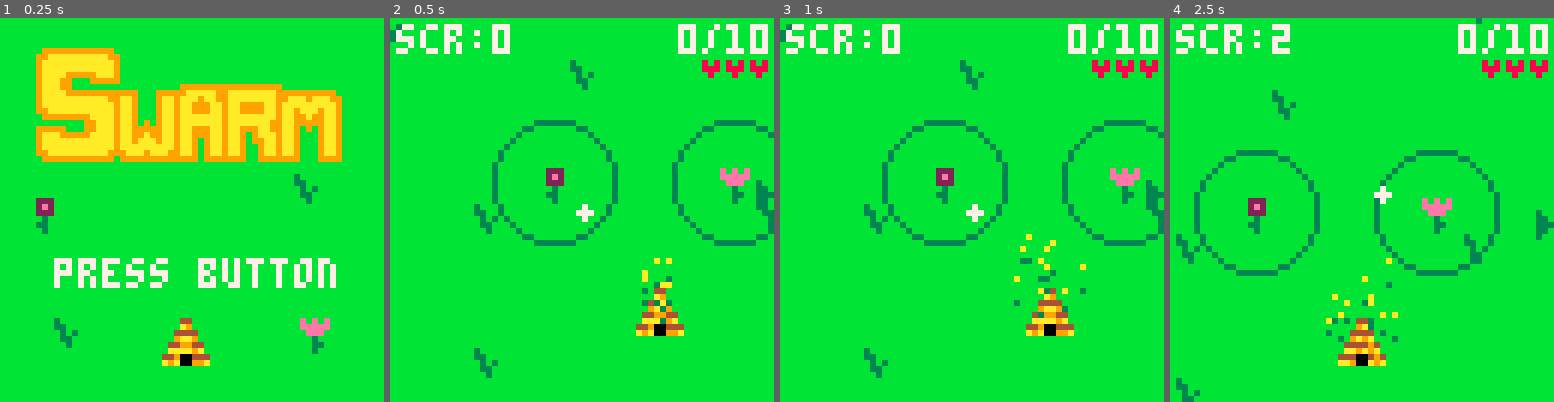
Above: before the commit, frames 1-4 (left to right).
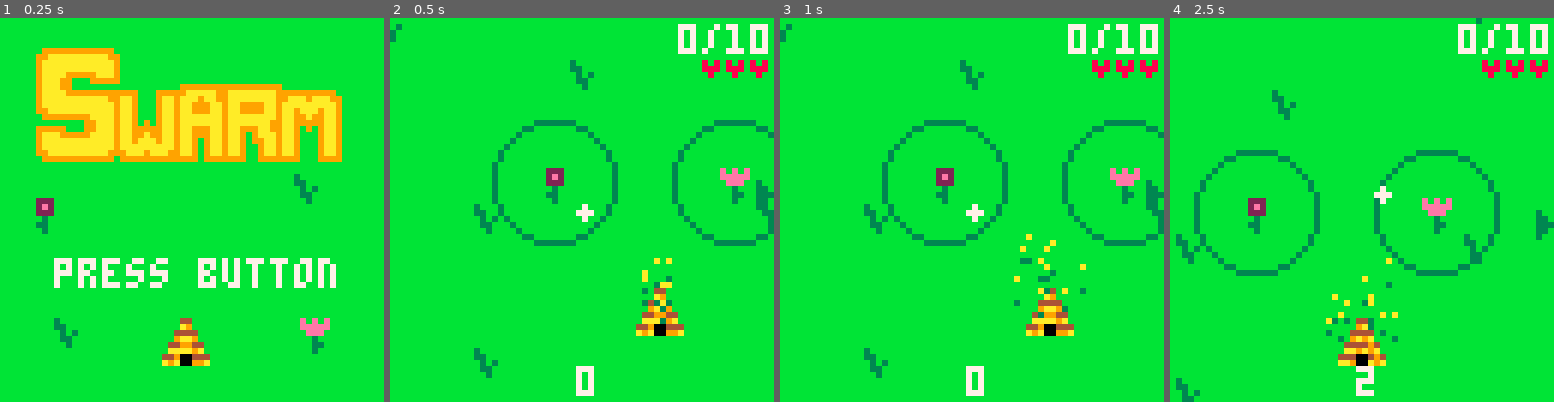
Above: after the commit, the same moments.

Repository: greysonp/swarm
Game: PICO-8 cartridge bees.p8
Same seed, same stepped clock (60 frames per second), same inputs: the game is played once before the commit and once after it.
Inputs:
- Up to frame 1 (0.25 s): no input
- Up to frame 2 (0.5 s): tap X (X key) at 0.33 s
- Up to frame 3 (1 s): tap O (Z key) at 0.7 s
- Up to frame 4 (2.5 s): tap X (X key) at 1.07, 1.85 s; hold Right 1.6-2.1 s; tap O (Z key) at 1.7, 2.1 s; hold Up 2.15-2.42 s; hold Right from 2.47 s (still down)

Frame 1 is identical in both runs. In frame 2, 1.3% of the frame differs, in the area x 1-54%, y 1-99%; in frame 3, 1.3%; in frame 4, 1.2%.

Commit message:
Position the score on the bottom middle of the screen.

Diff:
--- a/bees.p8
+++ b/bees.p8
@@ -41,6 +41,8 @@
   -- switch to 64x64 mode
   poke(0x5f2c, 3)
   cls()
+
+  cam = {}
 end
 
 function _update()
@@ -159,6 +161,8 @@
 end
 
 function _drawtitle()
+  cam.x = 0
+  cam.y = 0
   camera(0, 0)
 
   map(34, 0, 0, 0, 8, 8)
@@ -194,6 +198,8 @@
 end
 
 function _drawgameover()
+  cam.x = 0
+  cam.y = 0
   camera(0, 0)
 
   cls()
@@ -295,12 +301,12 @@
 
 function getstringwidth(s)
   local len = #s
-  return 3 * len + len - 1
+  return 4 * len - 1
 end
 
 function printcenter(s, y, color)
   local width = getstringwidth(s)
-  print(s, cam.width/2 - width/2, y, color)
+  print(s, cam.x + cam.width/2 - flr(width/2), y, color)
 end
 
 function drawindicator(target, top, bottom, left, right)
@@ -883,7 +889,7 @@
 
   function scorecounter:draw()
     -- we have to get the cam position here because the camera is adjusted during the draw call
-    print('scr:' .. score, cam.x + 1, cam.y + 1, 7)
+    printcenter(score .. '', cam.y + cam.height - 6, 7)
   end
 
   return scorecounter
